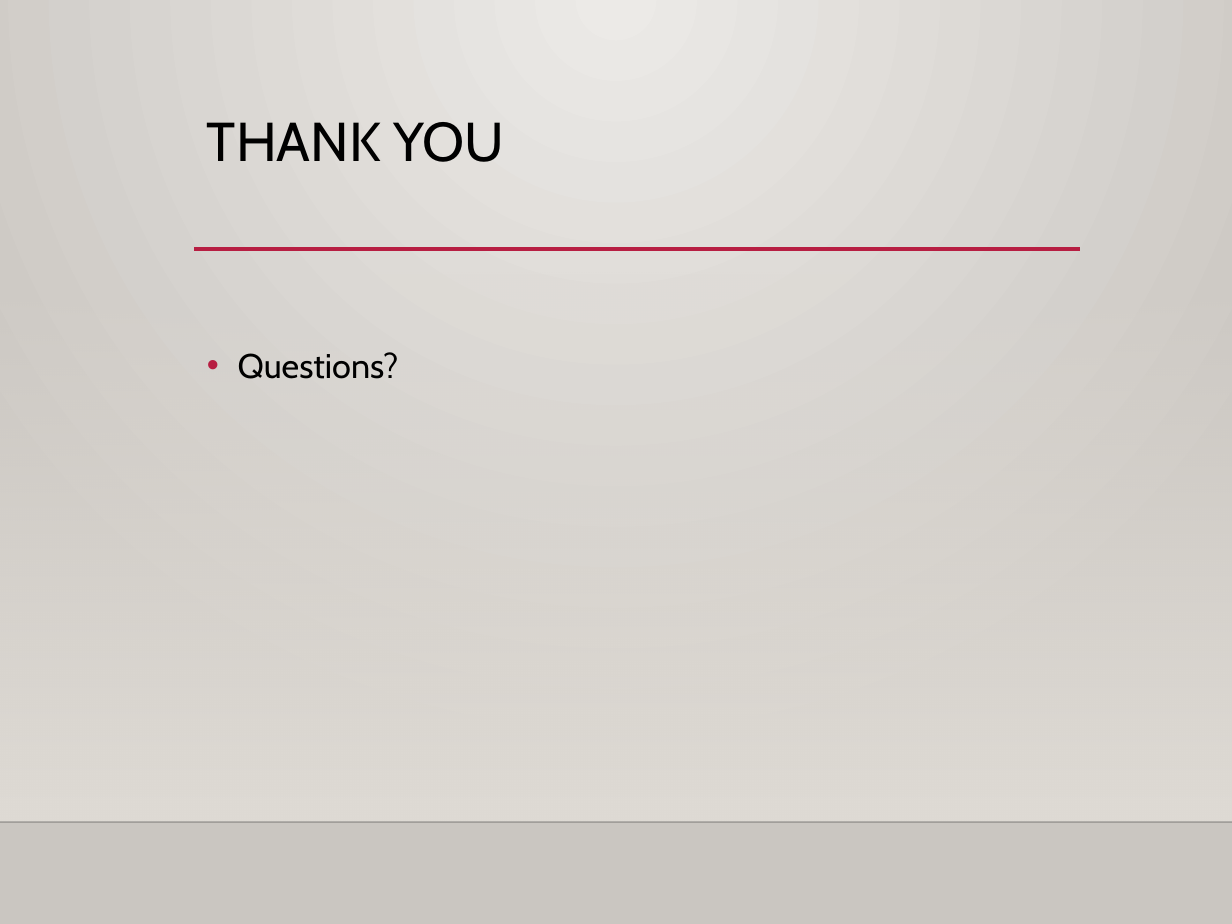
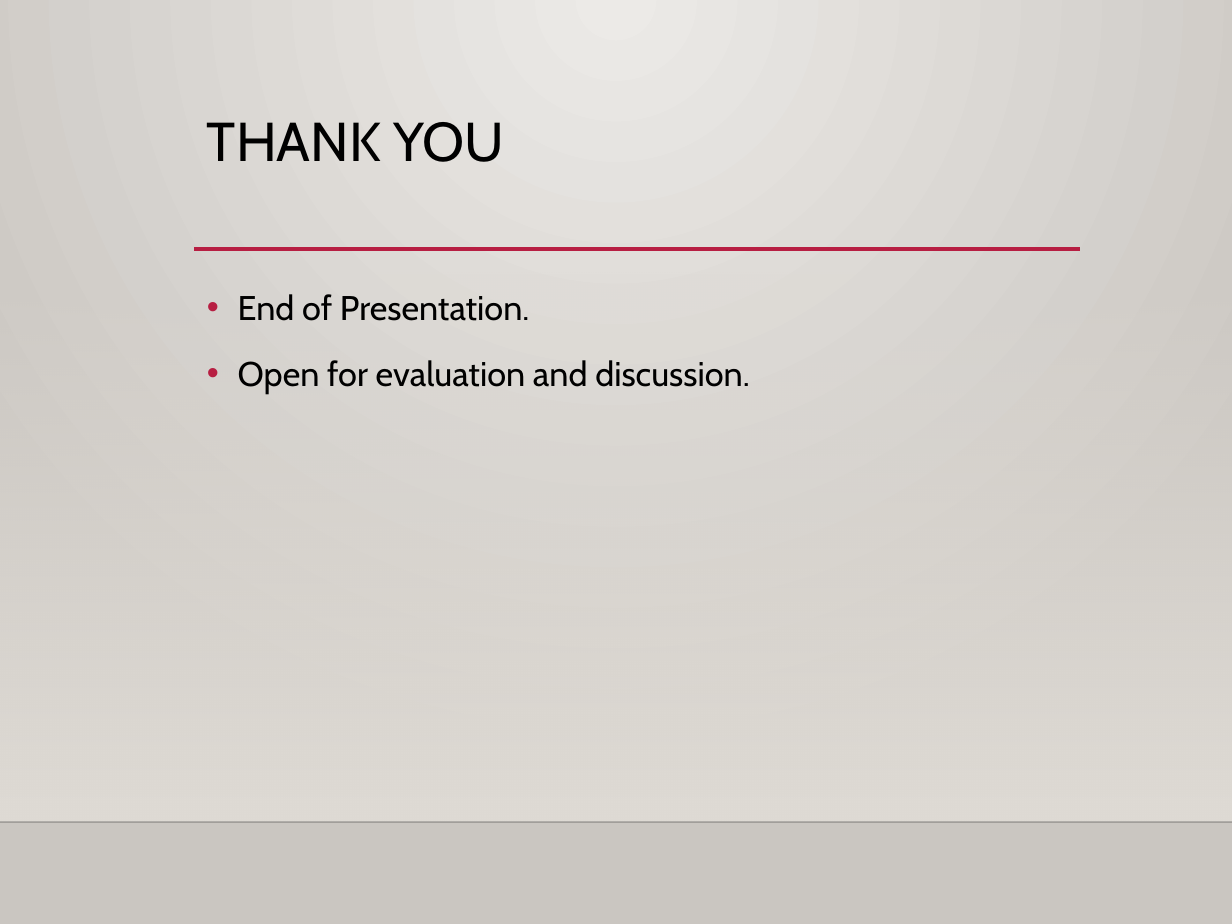
Before and after one commit to jaytomar19/Pbl_Jay-Pratap-Singh-Tomar, a slide deck: slide 16 of PBL PPT.pptx (slide 11 before the commit). Drawn at 1232x924 pixels with LibreOffice and Linux fonts; fonts in the diff are those of the drawing; background and template pictures are left out. Boxes give left, top, right and bottom in pixels: in the first picture for what was removed or moved away, otherwise in the second. Text is boxed around its words. In the diff, an @@ line names an element or a change of style, - is before the commit and + after.

```diff
--- a/PBL PPT.pptx
+++ b/PBL PPT.pptx
@@ text at [238,294,750,395]: text changed @@
-• Questions?
+• End of Presentation.
+• Open for evaluation and discussion.
```
Also in this commit, not shown: 7 other slides changed, 7 slides added, 2 slides removed.
